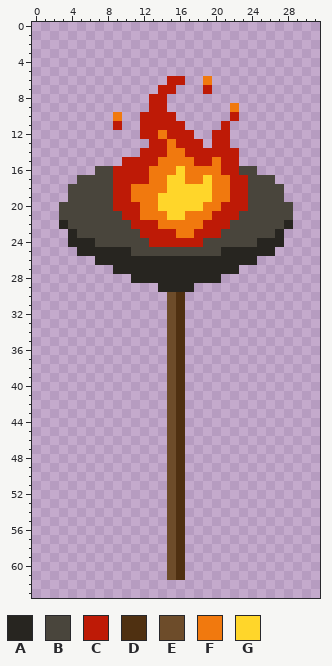
Pixel-art sprite -- Assets/Art/Environment/standing torch.png. Above, as it was before the edit.
The file is 32x64 pixels. Pixels under 10% opacity are left out. Colours within 5 levels of each other are drawn and written as one.
Palette (. is transparent): A #272520  B #49453c  C #be1a06  D #4f3011  E #6d4c2a  F #f1790e  G #ffd62a
Pixels before, first column x 3:
 6 ............CC..F.........
 7 ...........CC...C.........
 8 ..........CC..............
 9 ..........CC.......F......
10 ......F..CCCC......C......
11 ......C..CCCCC....C.......
12 .........CCFCCC..CC.......
13 ..........CCFCCC.CC.......
14 .........CCCFFCCCCCC......
15 .......CCCCFFFFCCFCC......
16 ....BBCCCCFFFGFFFFCCBB....
17 ..BBBBCCCCFFGGFFGFFCCBBB..
18 .BBBBBCCFFFFGGGGGFFCCBBBB.
19 .BBBBBCCFFFGGGGGGFFCCBBBB.
20 BBBBBBCCCFFGGGGGFFCCCBBBBB
21 BBBBBBBCCFFFGGFFFCCCBBBBBB
22 ABBBBBBBCCCFFFFFCCCBBBBBBA
23 .ABBBBBBBCCCCFFCCCBBBBBBA.
24 .AAABBBBBBCCCCCCBBBBBBAAA.
25 ..AAAAAABBBBBBBBBBAAAAAA..
26 ....AAAAAAAAAAAAAAAAAA....
27 ......AAAAAAAAAAAAAA......
28 ........AAAAAAAAAA........
29 ...........AAAA...........
30 ............ED............
31 ............ED............
32 ............ED............
33 ............ED............
34 ............ED............
35 ............ED............
36 ............ED............
37 ............ED............
38 ............ED............
39 ............ED............
40 ............ED............
41 ............ED............
42 ............ED............
43 ............ED............
44 ............ED............
45 ............ED............
46 ............ED............
47 ............ED............
48 ............ED............
49 ............ED............
50 ............ED............
51 ............ED............
52 ............ED............
53 ............ED............
54 ............ED............
55 ............ED............
56 ............ED............
57 ............ED............
58 ............ED............
59 ............ED............
60 ............ED............
61 ............ED............
New version:
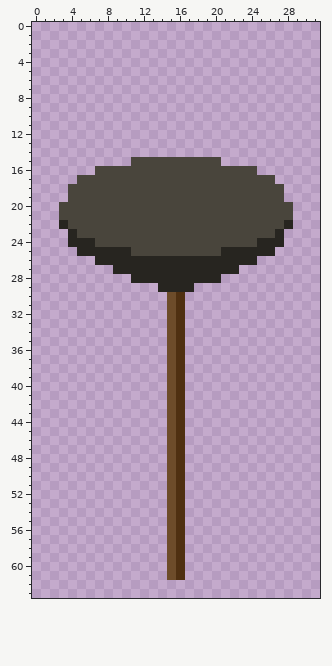
The author wrote: TORCH SHIIIT plus bonus babies
Edits made:
y 6: x 15..16 CC -> ..; x 19 F -> .
y 7: x 14..15 CC -> ..; x 19 C -> .
y 8: x 13..14 CC -> ..
y 9: x 13..14 CC -> ..; x 22 F -> .
y 10: x 9 F -> .; x 12..15 CCCC -> ....; x 22 C -> .
y 11: x 9 C -> .; x 12..16 CCCCC -> .....; x 21 C -> .
y 12: x 12..17 CCFCCC -> ......; x 20..21 CC -> ..
y 13: x 13..18 CCFCCC -> ......; x 20..21 CC -> ..
y 14: x 12..22 CCCFFCCCCCC -> ...........
y 15: x 10..22 CCCCFFFFCCFCC -> .BBBBBBBBBB..
y 16: x 9..22 CCCCFFFGFFFFCC -> BBBBBBBBBBBBBB
y 17: x 9..23 CCCCFFGGFFGFFCC -> BBBBBBBBBBBBBBB
y 18: x 9..23 CCFFFFGGGGGFFCC -> BBBBBBBBBBBBBBB
y 19: x 9..23 CCFFFGGGGGGFFCC -> BBBBBBBBBBBBBBB
y 20: x 9..23 CCCFFGGGGGFFCCC -> BBBBBBBBBBBBBBB
y 21: x 10..22 CCFFFGGFFFCCC -> BBBBBBBBBBBBB
y 22: x 11..21 CCCFFFFFCCC -> BBBBBBBBBBB
y 23: x 12..20 CCCCFFCCC -> BBBBBBBBB
y 24: x 13..18 CCCCCC -> BBBBBB
Changed places in both pictures, as pixel boxes (x1, y1, x2, y2):
changed: (113, 76, 248, 247)
